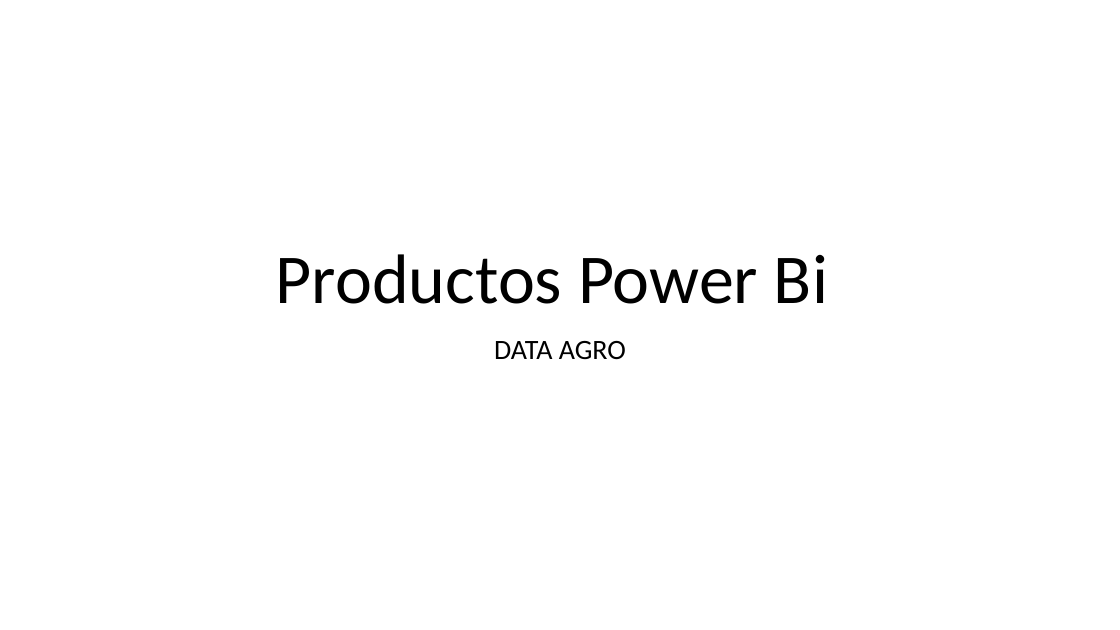
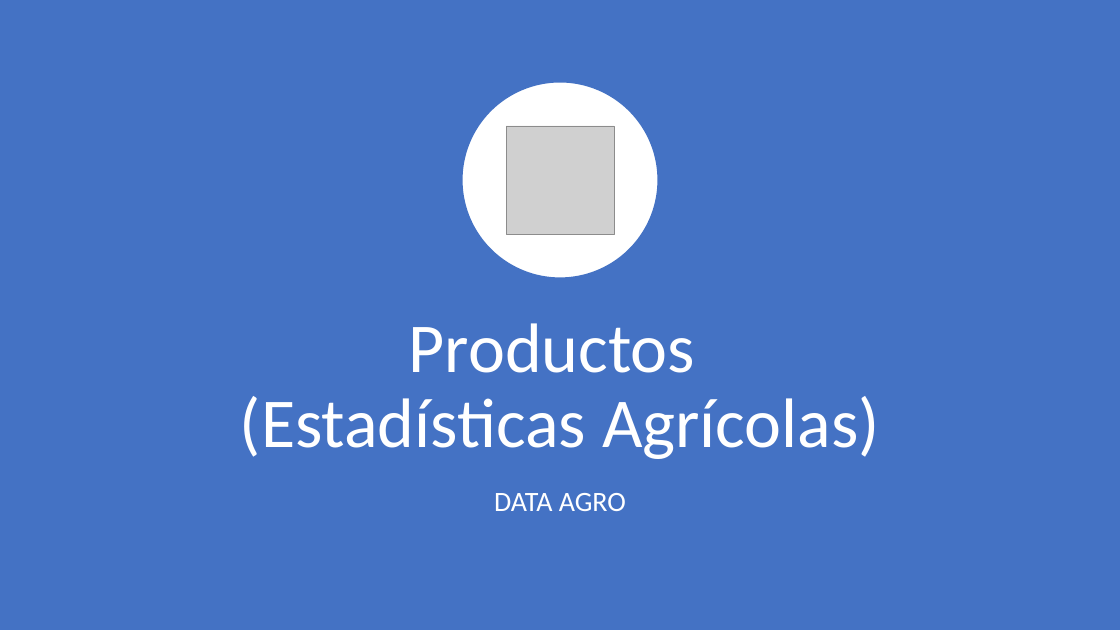
Before and after one commit to Sud-Austral/DATA-AGRO, a slide deck: slide 1 of Repositorio Agricultura/Para power bi/Chile/Agricola/Power Bi (variables a mostrar).pptx. Drawn at 1120x630 pixels with LibreOffice and Linux fonts; fonts in the diff are those of the drawing; grey boxes stand for pictures. Boxes give left, top, right and bottom in pixels: in the first picture for what was removed or moved away, otherwise in the second. Text is boxed around its words. In the diff, an @@ line names an element or a change of style, - is before the commit and + after.

```diff
--- a/Repositorio Agricultura/Para power bi/Chile/Agricola/Power Bi (variables a mostrar).pptx
+++ b/Repositorio Agricultura/Para power bi/Chile/Agricola/Power Bi (variables a mostrar).pptx
@@ rectangle added at bbox=[0, 0, 1120, 630], fill #4472C4 @@
@@ ellipse added at bbox=[462, 82, 659, 278], fill #FFFFFF, outline #4472C4 1.5 pt @@
@@ picture added at bbox=[506, 126, 614, 234] @@
@@ title at bbox=[240, 323, 880, 459]: text changed; text colour #000000 to #FFFFFF @@
-Productos Power Bi
+Productos
+(Estadísticas Agrícolas)
@@ subtitle "DATA AGRO": place and size @@
-subtitle "DATA AGRO" at bbox=[494, 341, 626, 360]
+subtitle "DATA AGRO" at bbox=[494, 493, 626, 511]
@@ subtitle "DATA AGRO" at bbox=[494, 493, 626, 511]: text colour #000000 to #FFFFFF @@
```
Also in this commit, not shown: 2 other slides changed, 11 slides added, 32 other files.
